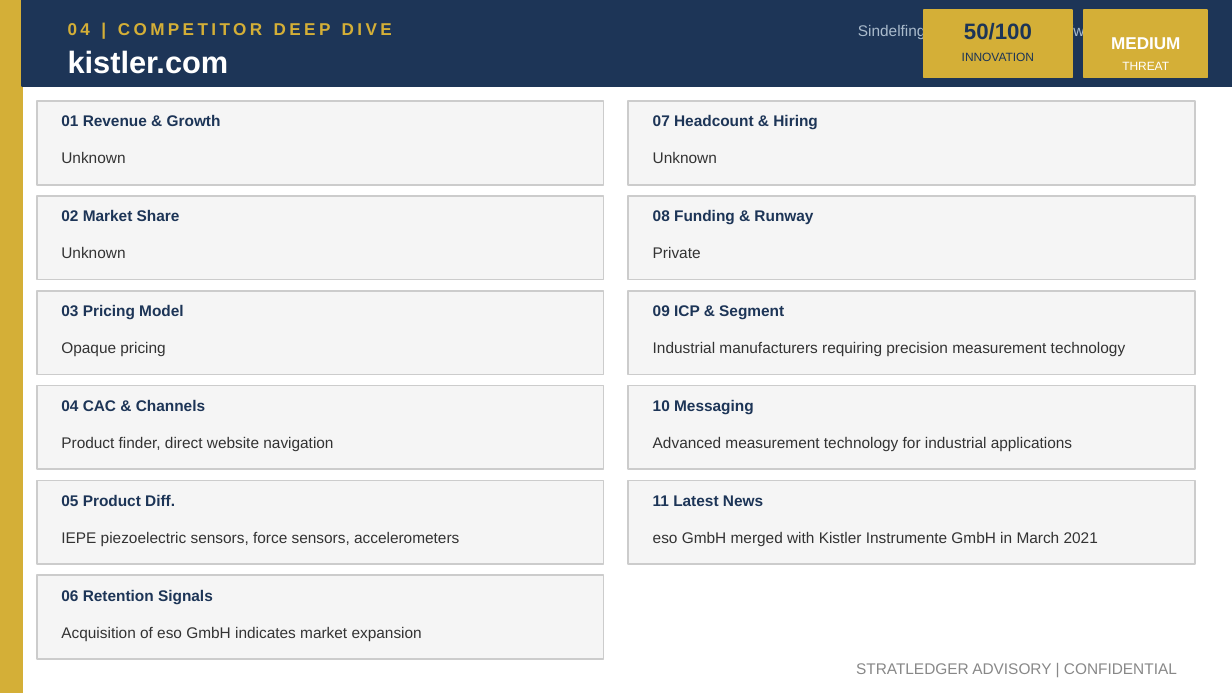
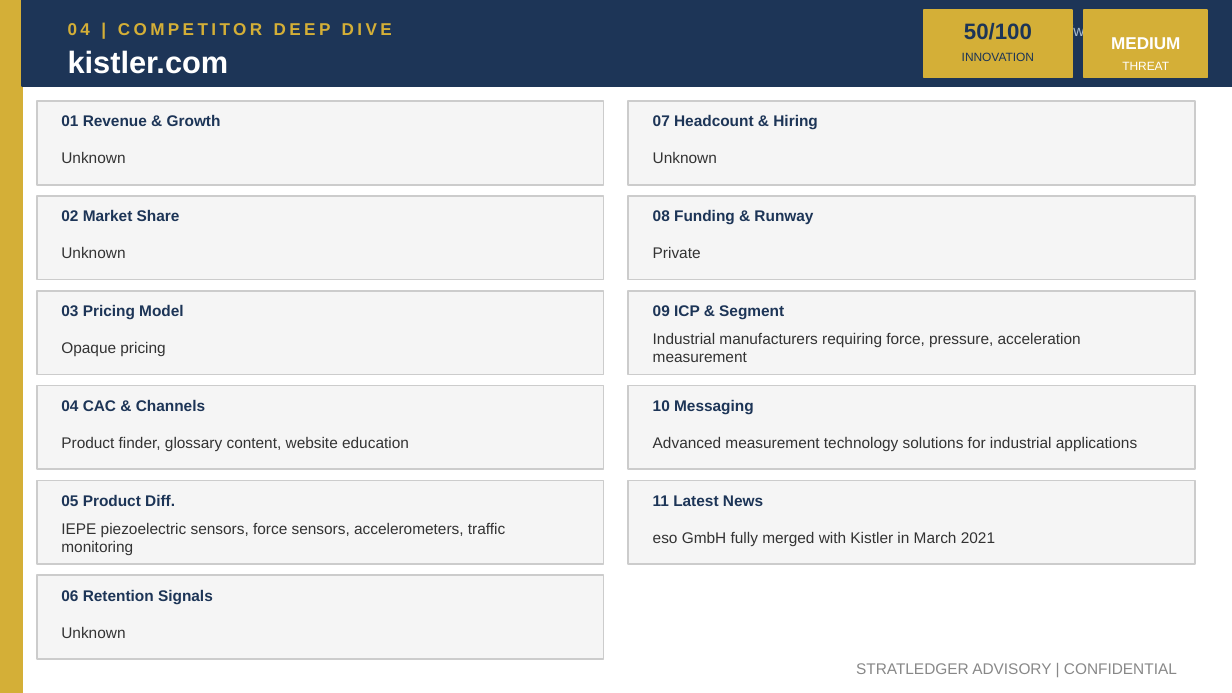
Before and after one commit to apexmakeshop-dot/droplet-commands, a slide deck: slide 7 of mesh_bioplastics_CI_Report.pptx. Drawn at 1232x693 pixels with LibreOffice and Linux fonts; fonts in the diff are those of the drawing. Boxes give left, top, right and bottom in pixels: in the first picture for what was removed or moved away, otherwise in the second. Text is boxed around its words. In the diff, an @@ line names an element or a change of style, - is before the commit and + after.

```diff
--- a/mesh_bioplastics_CI_Report.pptx
+++ b/mesh_bioplastics_CI_Report.pptx
@@ text at (950, 23, 1183, 39): text changed @@
-Sindelfingen, Germany | https://www.kistler.com
+Unknown | https://www.kistler.com
@@ text at (653, 333, 1081, 362): text changed @@
-Industrial manufacturers requiring precision measurement technology
+Industrial manufacturers requiring force, pressure, acceleration measurement
@@ text at (61, 437, 409, 451): text changed @@
-Product finder, direct website navigation
+Product finder, glossary content, website education
@@ text at (653, 437, 1137, 451): text changed @@
-Advanced measurement technology for industrial applications
+Advanced measurement technology solutions for industrial applications
@@ text at (61, 523, 505, 555): text changed @@
-IEPE piezoelectric sensors, force sensors, accelerometers
+IEPE piezoelectric sensors, force sensors, accelerometers, traffic monitoring
@@ text at (653, 532, 995, 546): text changed @@
-eso GmbH merged with Kistler Instrumente GmbH in March 2021
+eso GmbH fully merged with Kistler in March 2021
@@ text at (61, 627, 125, 638): text changed @@
-Acquisition of eso GmbH indicates market expansion
+Unknown
```
Also in this commit, not shown: 4 other slides changed.
